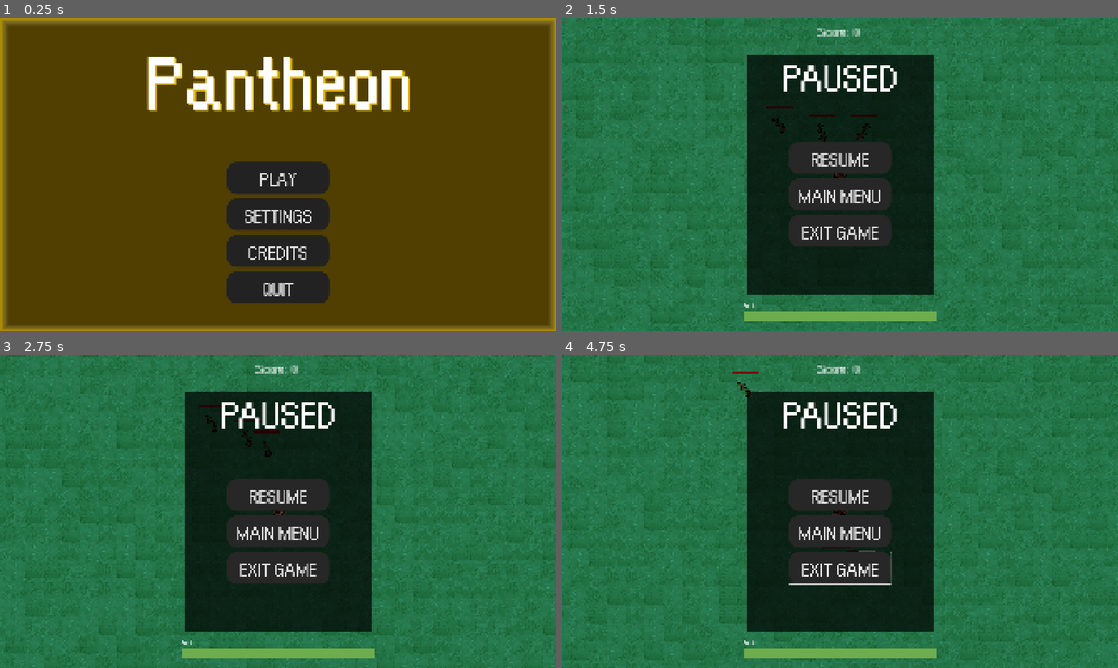
Above: before the commit, frames 1-4 (two rows, left to right).
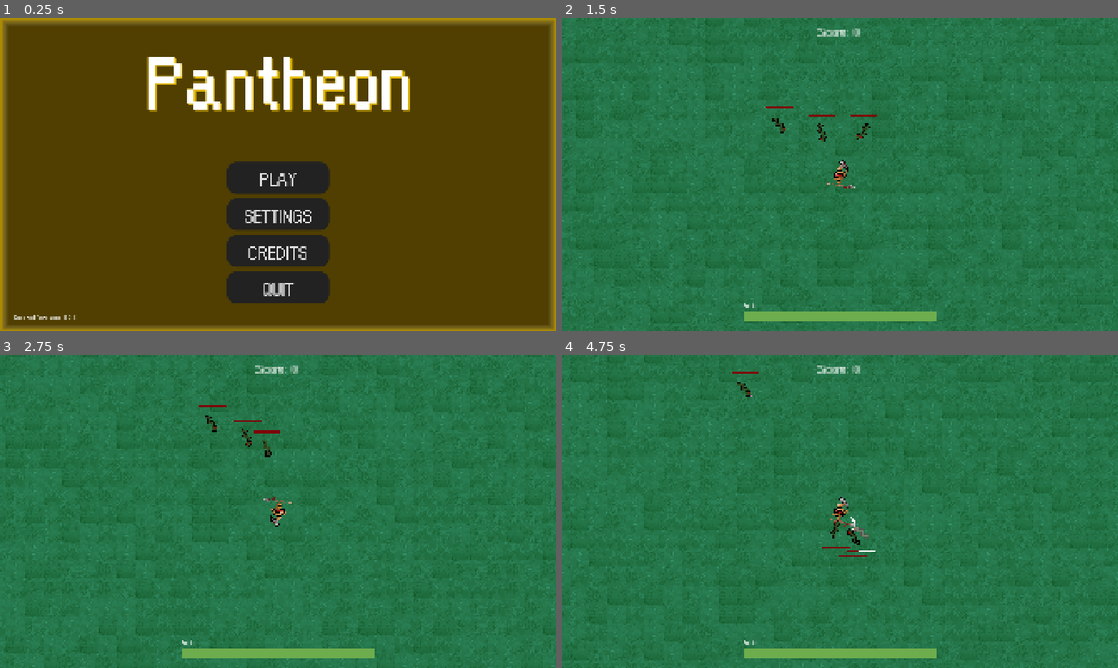
Above: after the commit, the same moments.

Repository: BDesro/Pantheon-V2
Game: Godot game, scene res://scenes/main_menu.tscn
The game is run twice, just before and just after one commit, with the same random seed, the same clock (stepped at 60 frames per second) and the same inputs.
Inputs (mouse positions are in pixels of both pictures, inside the frame that each line leads up to):
- Up to frame 1 (0.25 s): no input
- Up to frame 2 (1.5 s): click "PLAY" at 0.5 s; move the mouse to (962, 158) at 1.27 s; hold D (right) from 1.28 s (still down); click (962, 158) at 1.35 s
- Up to frame 3 (2.75 s): move the mouse to (166, 527) at 2.02 s; release D (right) at 2.03 s; hold S (down) from 2.03 s (still down); click (166, 527) at 2.1 s
- Up to frame 4 (4.75 s): move the mouse to (895, 442) at 2.77 s; release S (down) at 2.78 s; hold D (right) 2.78-3.53 s; click (895, 442) at 2.85 s; move the mouse to (812, 574) at 3.52 s; hold W (up) 3.53-4.28 s; click (812, 574) at 3.6 s; move the mouse to (1006, 558) at 4.27 s; hold A (left) from 4.28 s (still down); click (1006, 558) at 4.35 s

The runs differ from the first frame. In frame 1, less than 0.1% of the frame differs, in the area x 2-14%, y 94-97%; in frame 2, 26%; in frame 3, 26%; in frame 4, 26%, in the area x 33-67%, y 11-89%.

Commit message:
Fixed Pause Logic, Added Version Label

Diff:
--- a/project.godot
+++ b/project.godot
@@ -11,6 +11,7 @@
 [application]
 
 config/name="Pantheon v2"
+config/version="0.3.0"
 run/main_scene="uid://bdmu5xc41yqp0"
 config/features=PackedStringArray("4.4", "Forward Plus")
 config/icon="res://assets/icon.svg"
--- a/scenes/main_menu.tscn
+++ b/scenes/main_menu.tscn
@@ -345,6 +345,18 @@
 mouse_filter = 2
 theme_override_styles/panel = SubResource("StyleBoxFlat_tbmy8")
 
+[node name="Version" type="Label" parent="."]
+custom_minimum_size = Vector2(0, 32)
+offset_left = 44.0
+offset_top = 1004.0
+offset_right = 285.0
+offset_bottom = 1054.0
+size_flags_horizontal = 6
+theme_override_fonts/font = ExtResource("2_ekxnf")
+theme_override_font_sizes/font_size = 32
+text = "Current Version: v0.3.0"
+vertical_alignment = 1
+
 [connection signal="pressed" from="CenterContainer/MainButtons/Play" to="." method="_on_play_pressed"]
 [connection signal="pressed" from="CenterContainer/MainButtons/Settings" to="." method="_on_settings_pressed"]
 [connection signal="pressed" from="CenterContainer/MainButtons/Credits" to="." method="_on_credits_pressed"]
--- a/scenes/pause_menu.tscn
+++ b/scenes/pause_menu.tscn
@@ -25,6 +25,7 @@
 
 [node name="PauseMenu" type="CanvasLayer"]
 process_mode = 2
+visible = false
 
 [node name="ColorRect" type="ColorRect" parent="."]
 z_index = -1
--- a/scenes/world.tscn
+++ b/scenes/world.tscn
@@ -164,3 +164,4 @@
 [connection signal="pause_pressed" from="." to="PauseMenu" method="_on_pause_button_pressed"]
 [connection signal="ready" from="." to="." method="_on_ready"]
 [connection signal="ready" from="GameUI" to="GameUI" method="_on_ready"]
+[connection signal="resumed" from="PauseMenu" to="." method="_on_pause_menu_resumed"]
--- a/scripts/main_menu.gd
+++ b/scripts/main_menu.gd
@@ -8,6 +8,8 @@
 	$CenterContainer/SettingsMenu/SettingsScrollList/SettingsVBox/MainVolSlider.value = db_to_linear(AudioServer.get_bus_volume_db(AudioServer.get_bus_index("Master")))
 	$CenterContainer/SettingsMenu/SettingsScrollList/SettingsVBox/MusicVolSlider.value = db_to_linear(AudioServer.get_bus_volume_db(AudioServer.get_bus_index("MUSIC")))
 	$CenterContainer/SettingsMenu/SettingsScrollList/SettingsVBox/SFXVolSlider.value = db_to_linear(AudioServer.get_bus_volume_db(AudioServer.get_bus_index("SFX")))
+
+	$Version.text = str("Current Version: ", ProjectSettings.get_setting("application/config/version"))
 
 
 func _on_play_pressed() -> void:
--- a/scripts/pause_menu.gd
+++ b/scripts/pause_menu.gd
@@ -17,6 +17,7 @@
 
 func _on_resume_pressed() -> void:
 	hide()
+	resumed.emit()
 	get_tree().paused = false
 
 
